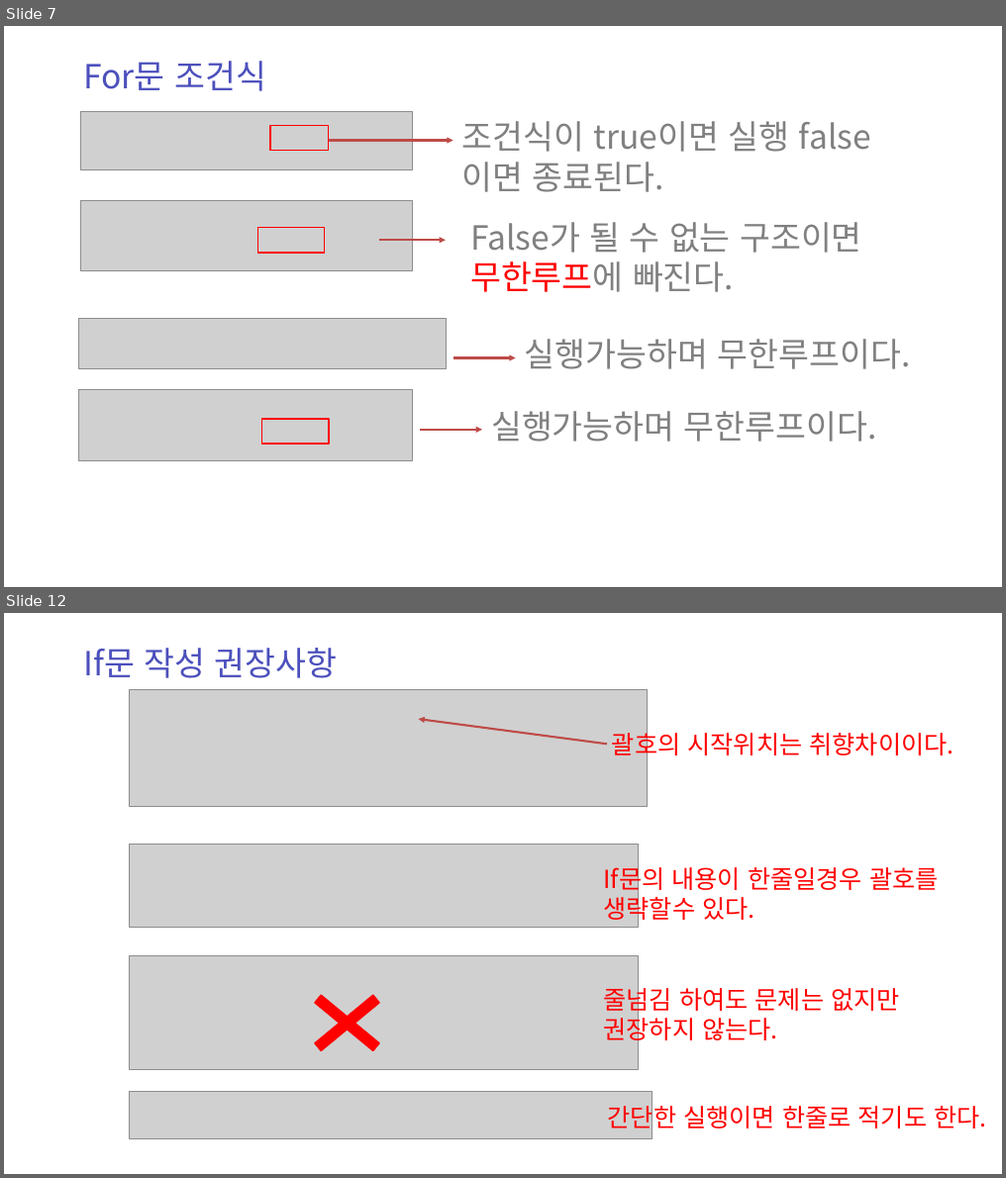
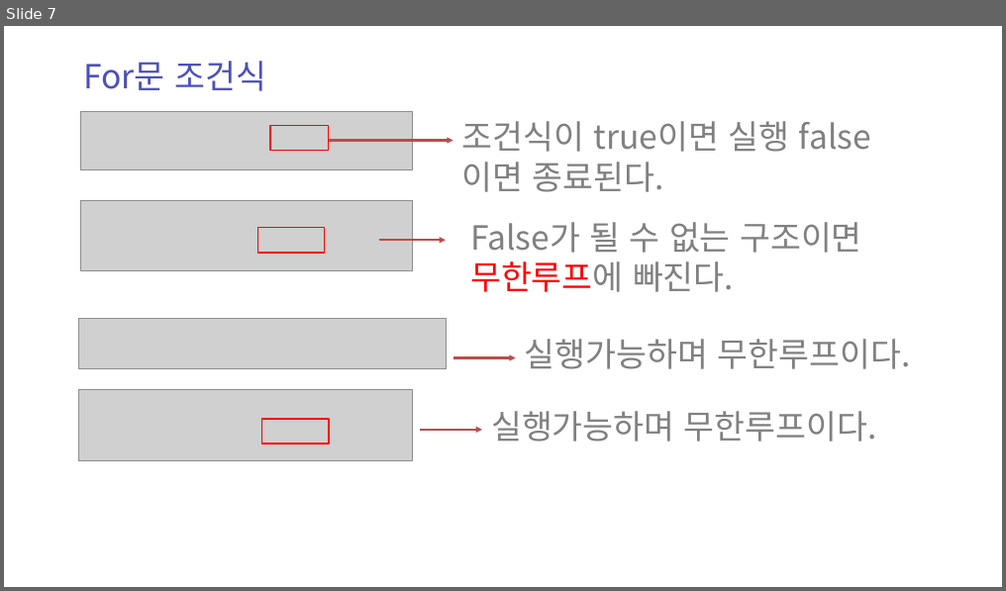
Before and after one commit to zest132/JavaLecture, a slide deck: JavaLecture/LectureFile/java 4강.pptx. Shown one above the other, each under a label of ours: slides 7 and 12 before the commit, slide 7 after it; the slides between them are not shown. The pictures are 1006x1178 and 1006x591 pixels, drawn with LibreOffice and Linux fonts; fonts in the diff are those of the drawing; grey boxes stand for pictures. Boxes give left, top, right and bottom in pixels: in the first picture for what was removed or moved away, otherwise in the second. Text is boxed around its words. In the diff, an @@ line names an element or a change of style, - is before the commit and + after.

```diff
--- a/JavaLecture/LectureFile/java 4강.pptx
+++ b/JavaLecture/LectureFile/java 4강.pptx
@@ slide 12 removed at (x1=4, y1=613, x2=1002, y2=1174), background #FFFFFF @@
@@ text removed at (x1=84, y1=648, x2=338, y2=678) @@
-If문 작성 권장사항
@@ picture removed at (x1=129, y1=690, x2=647, y2=806) @@
@@ arrow removed from (607, 744) to (418, 719) @@
@@ text removed at (x1=612, y1=728, x2=954, y2=760) @@
-괄호의 시작위치는 취향차이이다.
@@ picture removed at (x1=129, y1=844, x2=639, y2=927) @@
@@ text removed at (x1=604, y1=862, x2=939, y2=925) @@
-If문의 내용이 한줄일경우 괄호를 생략할수 있다.
@@ picture removed at (x1=129, y1=957, x2=639, y2=1069) @@
@@ cross removed at (x1=291, y1=976, x2=403, y2=1069) @@
@@ text removed at (x1=604, y1=983, x2=900, y2=1045) @@
-줄넘김 하여도 문제는 없지만 권장하지 않는다.
@@ picture removed at (x1=129, y1=1092, x2=651, y2=1139) @@
@@ text removed at (x1=608, y1=1101, x2=986, y2=1133) @@
-간단한 실행이면 한줄로 적기도 한다.
```
Also in this commit, not shown: 3 slides changed, 15 slides added, 19 other slides removed, 4 other files.
